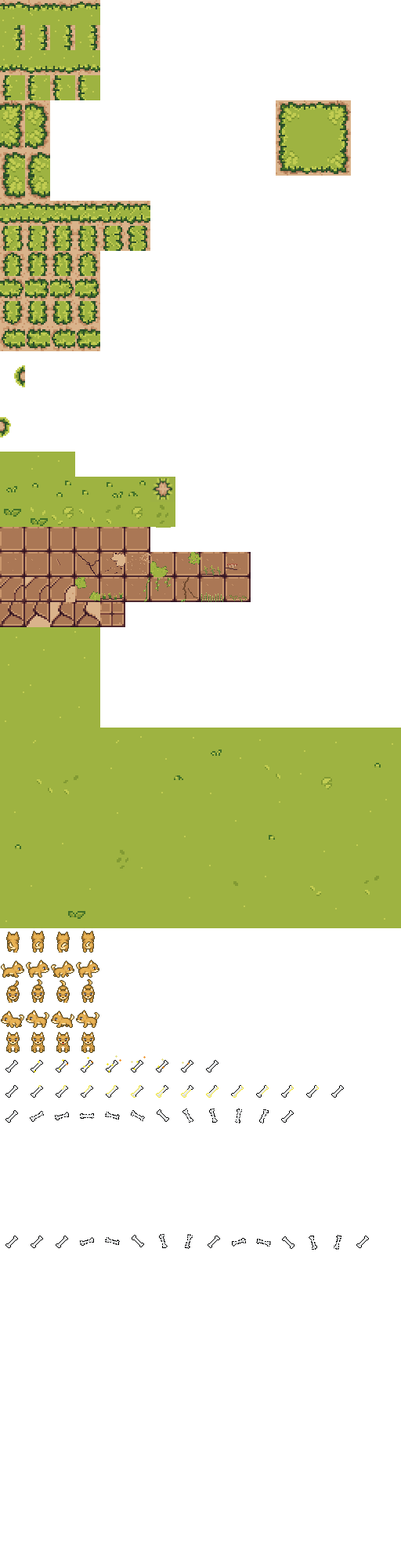
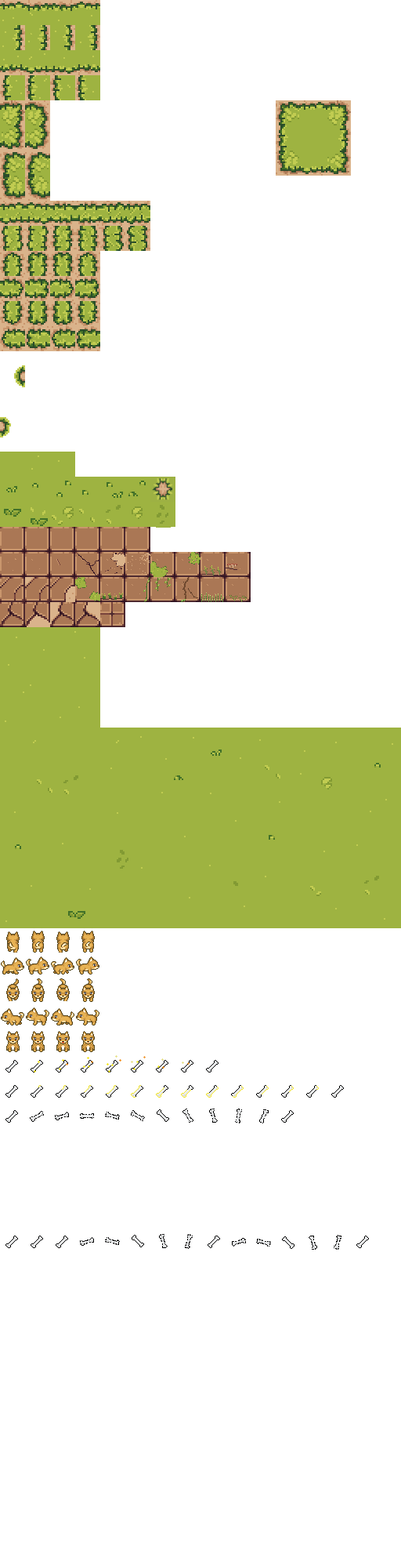
Revision of a layered 401 x 1568 image; what changed, layer by layer:
painted on "tiles.png copy #8" over [left=0, top=956, right=100, bottom=1053]
painted on "tiles.png copy #7" over [left=0, top=959, right=100, bottom=1053]
